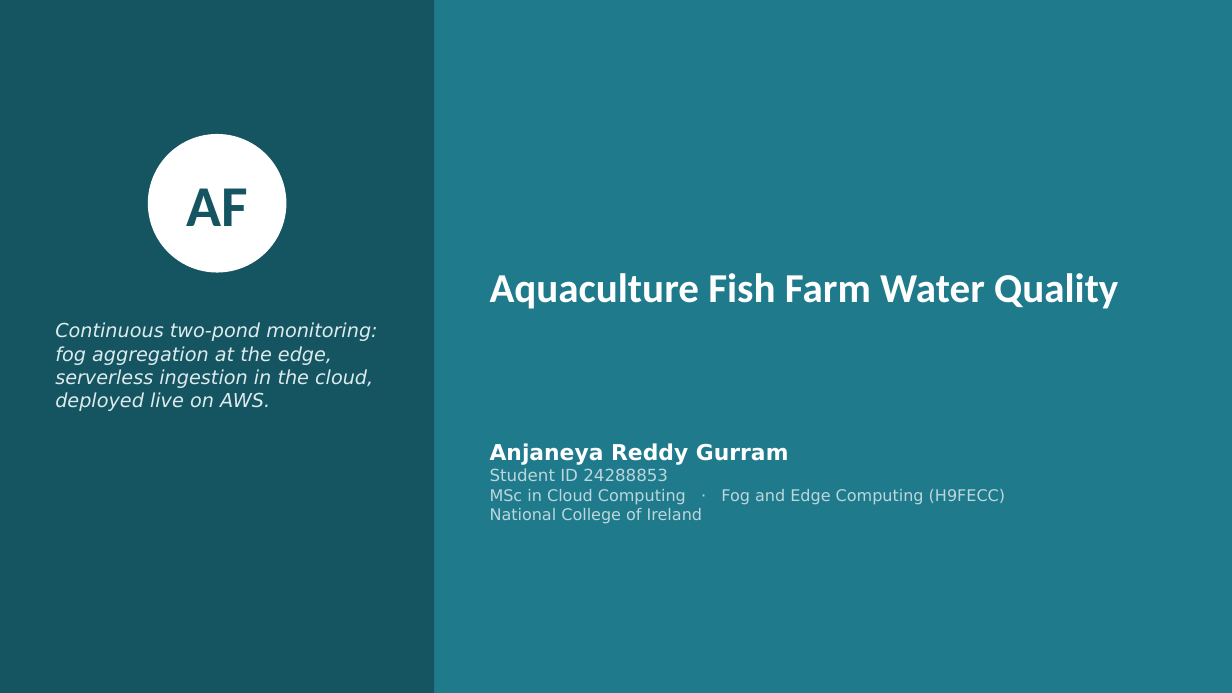
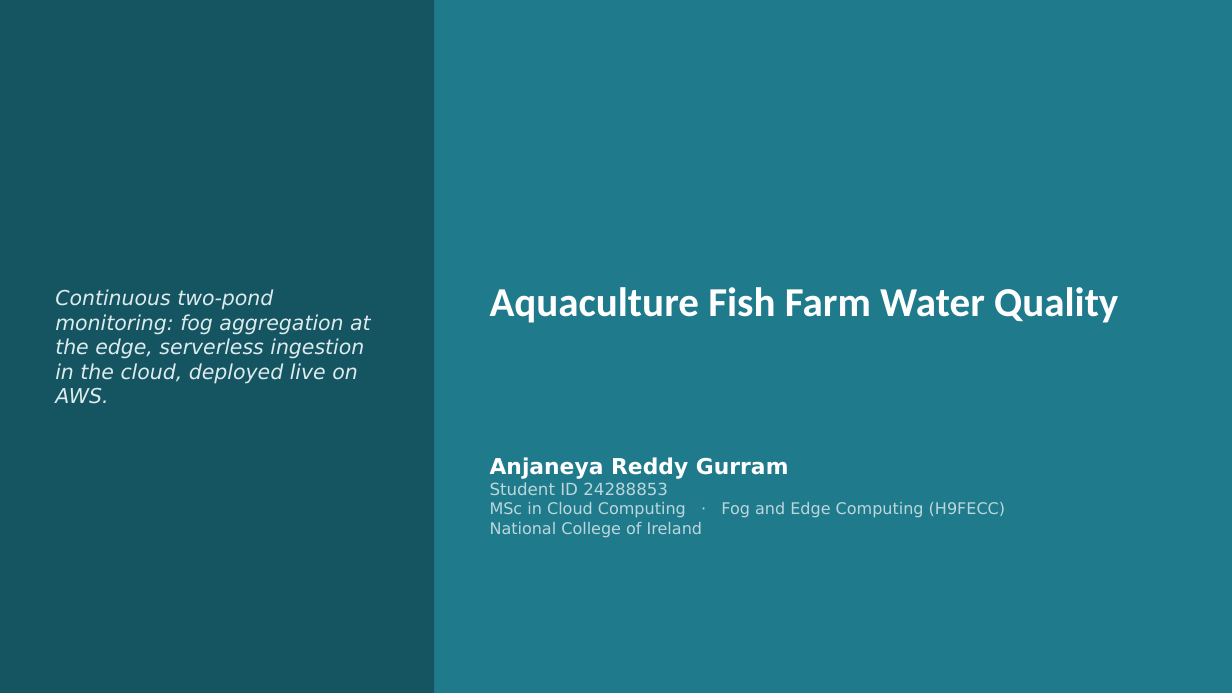
Before and after one commit to valletivarish/FEC_version_2, a slide deck: slide 1 of ppt/24288853_aquaculture-fish-farm.pptx. Drawn at 1232x693 pixels with LibreOffice and Linux fonts; fonts in the diff are those of the drawing. Boxes give left, top, right and bottom in pixels: in the first picture for what was removed or moved away, otherwise in the second. Text is boxed around its words. In the diff, an @@ line names an element or a change of style, - is before the commit and + after.

Commit message:
Redesign all 25 deck covers: remove the circular monogram/emblem badge from every title direction; covers now stand on layout, colour and typography alone

```diff
--- a/ppt/24288853_aquaculture-fish-farm.pptx
+++ b/ppt/24288853_aquaculture-fish-farm.pptx
@@ ellipse removed at <box>148,134,287,273</box> @@
@@ text "Continuous two-pond monitoring: fog aggregation ...": place and size @@
-text "Continuous two-pond monitoring: fog aggregation ..." at <box>55,322,377,411</box>
+text "Continuous two-pond monitoring: fog aggregation ..." at <box>55,289,371,404</box>
@@ text "Continuous two-pond monitoring: fog aggregation ..." at <box>55,289,371,404</box>: size 15 to 16 pt; vertical alignment top to middle @@
@@ text removed at <box>186,188,247,226</box> @@
-AF
@@ text "Aquaculture Fish Farm Water Quality": place and size @@
-text "Aquaculture Fish Farm Water Quality" at <box>490,273,1118,309</box>
+text "Aquaculture Fish Farm Water Quality" at <box>490,287,1118,323</box>
@@ text "Anjaneya Reddy Gurram": place and size @@
-text "Anjaneya Reddy Gurram" at <box>490,443,1005,524</box>
+text "Anjaneya Reddy Gurram" at <box>490,457,1005,538</box>
```
Also in this commit, not shown: 24 other files.
